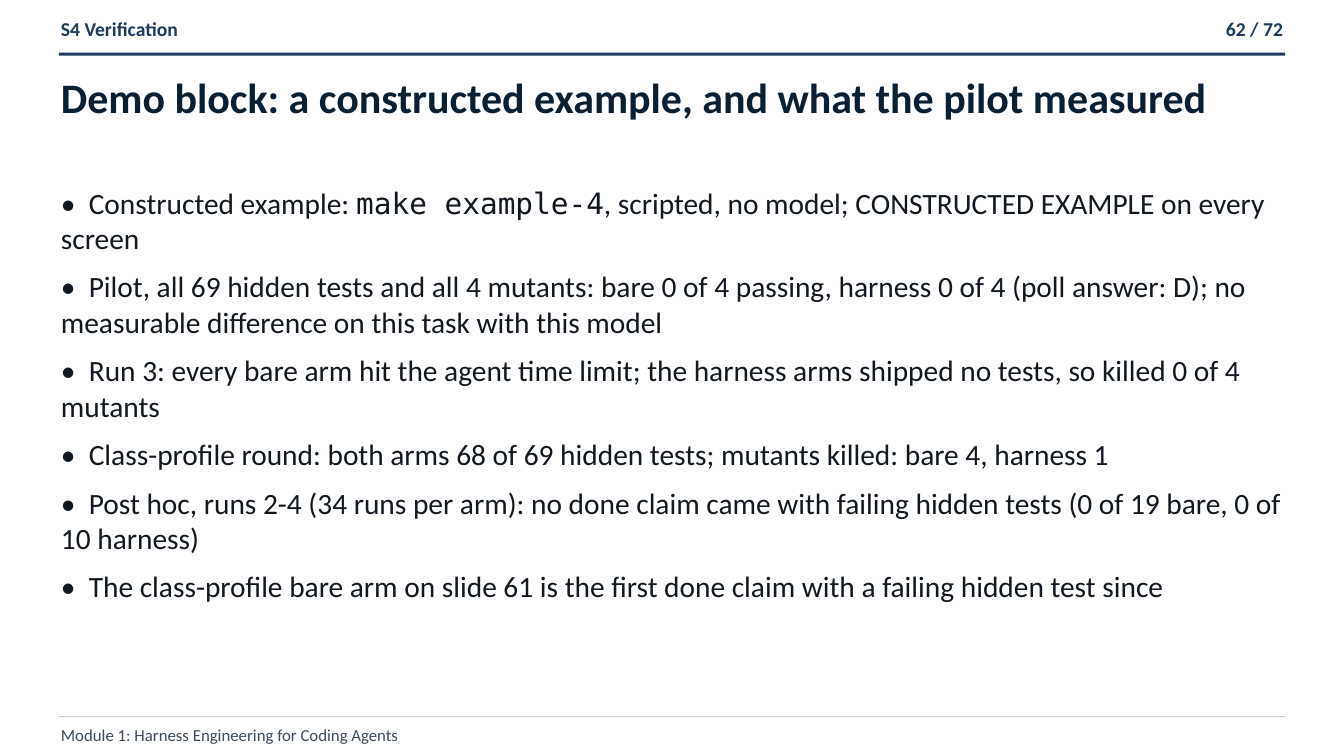
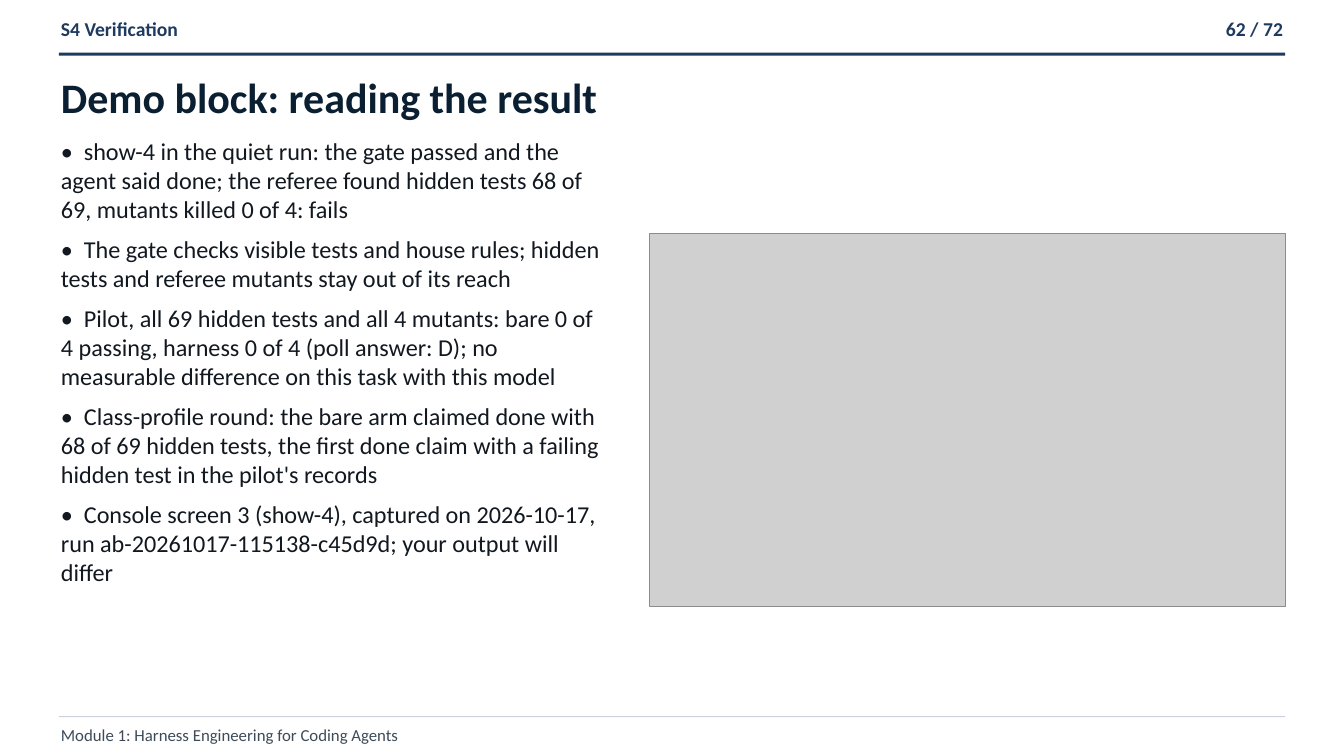
Before and after one commit to ANI-IN/shipharness-dev, a slide deck: slide 62 of slides/deck.pptx. Drawn at 1344x756 pixels with LibreOffice and Linux fonts; fonts in the diff are those of the drawing; grey boxes stand for pictures. Boxes give left, top, right and bottom in pixels: in the first picture for what was removed or moved away, otherwise in the second. Text is boxed around its words. In the diff, an @@ line names an element or a change of style, - is before the commit and + after.

```diff
--- a/slides/deck.pptx
+++ b/slides/deck.pptx
@@ text at <box>61,83,597,120</box>: text changed @@
-Demo block: a constructed example, and what the pilot measured
+Demo block: reading the result
@@ text "• show-4 in the quiet ...": place and size @@
-text "• show-4 in the quiet ..." at <box>61,191,1280,602</box>
+text "• show-4 in the quiet ..." at <box>61,143,599,581</box>
@@ text at <box>61,143,599,291</box>: text changed; size 21 to 17.2 pt @@
-• Constructed example: make example-4, scripted, no model; CONSTRUCTED EXAMPLE on every screen
+• show-4 in the quiet run: the gate passed and the agent said done; the referee found hidden tests 68 of 69, mutants killed 0 of 4: fails
+• The gate checks visible tests and house rules; hidden tests and referee mutants stay out of its reach
@@ picture added at <box>649,234,1286,606</box> @@
@@ text at <box>61,310,593,385</box>: size 21 to 17.2 pt in "• Pilot, all 69 hidden tests and ..."; less space between paragraphs @@
@@ text at <box>61,408,598,581</box>: text changed; size 21 to 17.2 pt @@
-• Run 3: every bare arm hit the agent time limit; the harness arms shipped no tests, so killed 0 of 4 mutants
-• Class-profile round: both arms 68 of 69 hidden tests; mutants killed: bare 4, harness 1
-• Post hoc, runs 2-4 (34 runs per arm): no done claim came with failing hidden tests (0 of 19 bare, 0 of 10 harness)
-• The class-profile bare arm on slide 61 is the first done claim with a failing hidden test since
+• Class-profile round: the bare arm claimed done with 68 of 69 hidden tests, the first done claim with a failing hidden test in the pilot's records
+• Console screen 3 (show-4), captured on 2026-10-17, run ab-20261017-115138-c45d9d; your output will differ
```
Also in this commit, not shown: 19 other slides changed, 10 other files.
